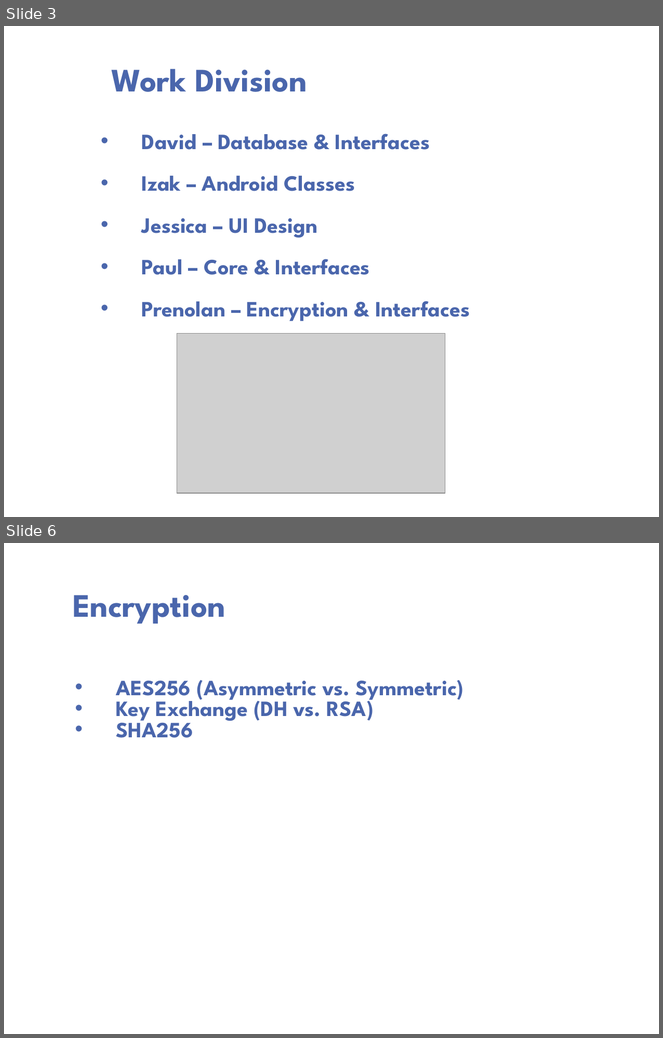
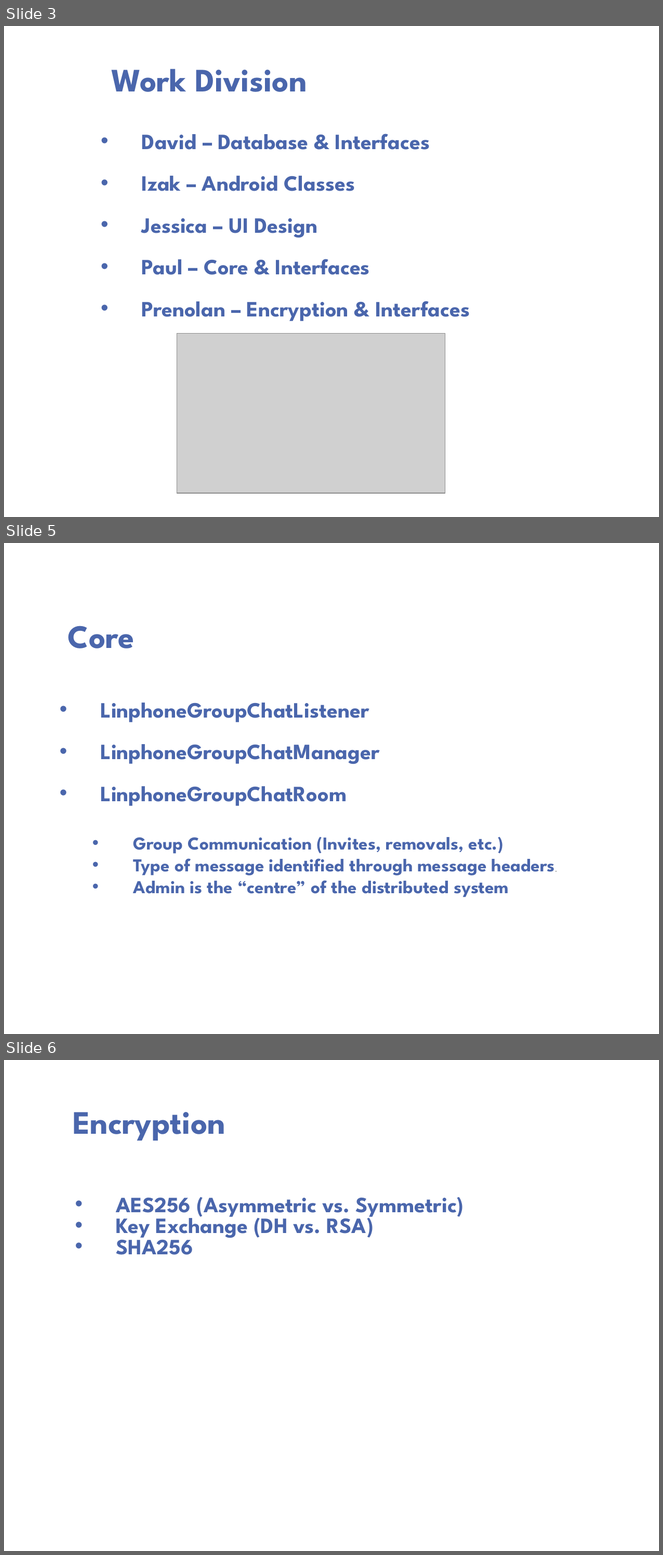
Before and after one commit to psengelke/linphone-android-group-chat, a slide deck: Project Documentation/Demos/Demo 03/Demo 03.pptx. Shown one above the other, each under a label of ours: slides 3 and 6 before the commit, slides 3, 5 and 6 after it; the slides between them are not shown. The pictures are 663x1038 and 663x1555 pixels, drawn with LibreOffice and Linux fonts; fonts in the diff are those of the drawing; grey boxes stand for pictures; background and template pictures are left out. Boxes give left, top, right and bottom in pixels: in the first picture for what was removed or moved away, otherwise in the second. Text is boxed around its words. In the diff, an @@ line names an element or a change of style, - is before the commit and + after.

Commit message:
Core slide

```diff
--- a/Project Documentation/Demos/Demo 03/Demo 03.pptx
+++ b/Project Documentation/Demos/Demo 03/Demo 03.pptx
@@ slide 5 added at box(4, 543, 659, 1034), background picture (left out) @@
@@ title added at box(68, 626, 135, 649), 36 pt, text #4A66AC, bold @@
+Core
@@ text added at box(101, 786, 555, 898), 20 pt, text #4A66AC, bold @@
+• LinphoneGroupChatListener
+• LinphoneGroupChatManager
+• LinphoneGroupChatRoom
+  • Group Communication (Invites, removals, etc.)
+  • Type of message identified through message headers,
+  • Admin is the “centre” of the distributed system
```
Also in this commit, not shown: 1 slide changed, 1 slide removed.
